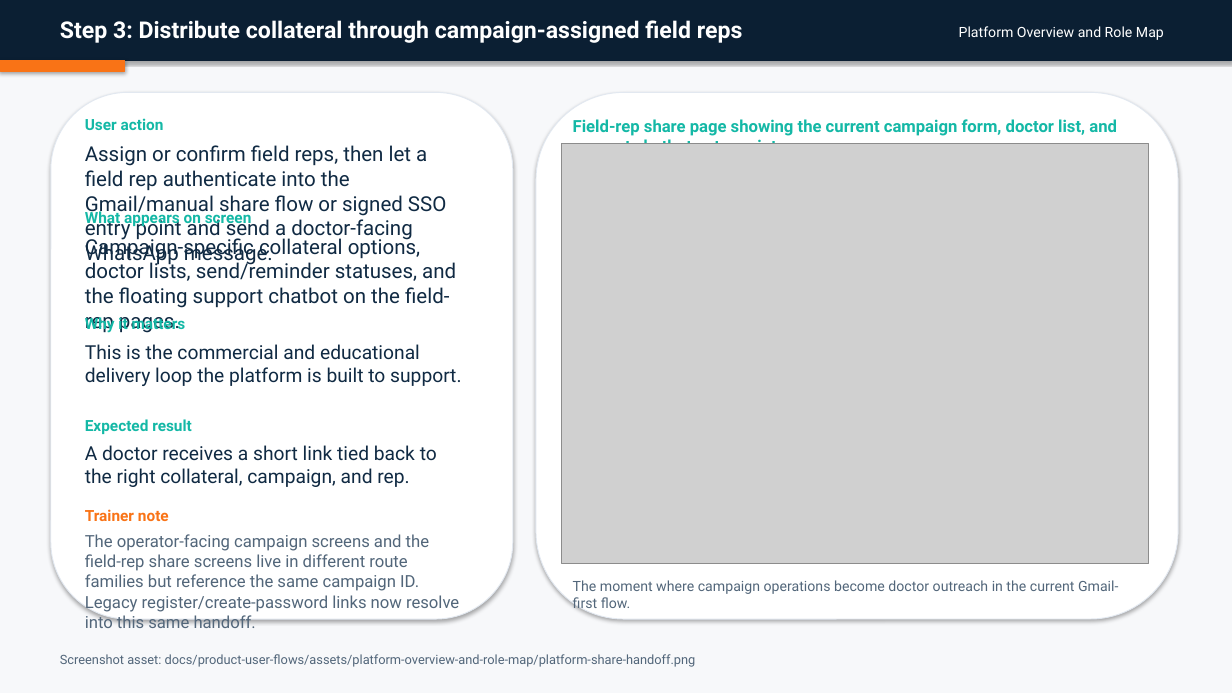
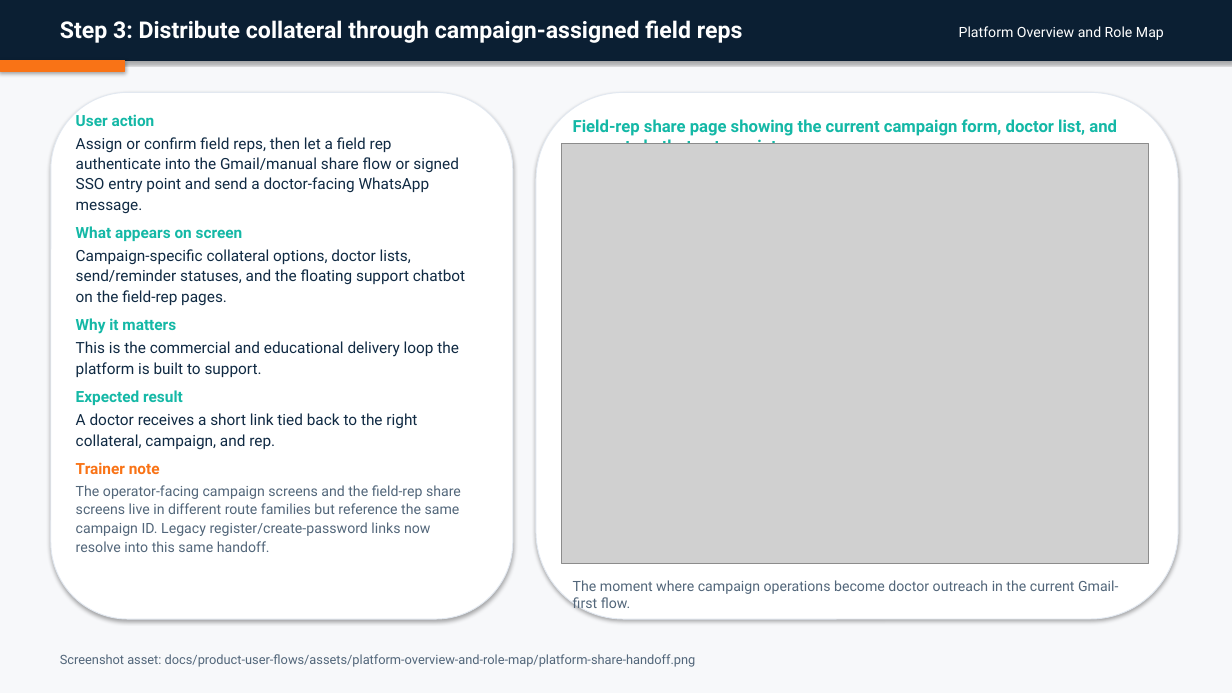
Before and after one commit to admin-masters/inclinic-education-system, a slide deck: slide 6 of output/doc/user-flow-decks/01-platform-overview-and-role-map.pptx. Drawn at 1232x693 pixels with LibreOffice and Linux fonts; fonts in the diff are those of the drawing; grey boxes stand for pictures. Boxes give left, top, right and bottom in pixels: in the first picture for what was removed or moved away, otherwise in the second. Text is boxed around its words. In the diff, an @@ line names an element or a change of style, - is before the commit and + after.

Commit message:
sync user flow deck details with live product

```diff
--- a/output/doc/user-flow-decks/01-platform-overview-and-role-map.pptx
+++ b/output/doc/user-flow-decks/01-platform-overview-and-role-map.pptx
@@ text added at <box>76,114,465,552</box>, 12 pt, text #102A43 @@
+User action
+Assign or confirm field reps, then let a field rep authenticate into the Gmail/manual share flow or signed SSO entry point and send a doctor-facing WhatsApp message.
+What appears on screen
+Campaign-specific collateral options, doctor lists, send/reminder statuses, and the floating support chatbot on the field-rep pages.
+Why it matters
+This is the commercial and educational delivery loop the platform is built to support.
+Expected result
+A doctor receives a short link tied back to the right collateral, campaign, and rep.
+Trainer note
+The operator-facing campaign screens and the field-rep share screens live in different route families but reference the same campaign ID. Legacy register/create-password links now resolve into this same handoff.
@@ text removed at <box>85,118,164,130</box> @@
-User action
@@ text removed at <box>85,145,446,266</box> @@
-Assign or confirm field reps, then let a field rep authenticate into the Gmail/manual share flow or signed SSO entry point and send a doctor-facing WhatsApp message.
@@ text removed at <box>85,209,252,227</box> @@
-What appears on screen
@@ text removed at <box>85,235,456,333</box> @@
-Campaign-specific collateral options, doctor lists, send/reminder statuses, and the floating support chatbot on the field-rep pages.
@@ text removed at <box>85,315,186,333</box> @@
-Why it matters
@@ text removed at <box>85,344,461,386</box> @@
-This is the commercial and educational delivery loop the platform is built to support.
@@ text removed at <box>85,419,192,434</box> @@
-Expected result
@@ text removed at <box>85,445,437,487</box> @@
-A doctor receives a short link tied back to the right collateral, campaign, and rep.
@@ text removed at <box>85,509,169,521</box> @@
-Trainer note
@@ text removed at <box>85,534,459,628</box> @@
-The operator-facing campaign screens and the field-rep share screens live in different route families but reference the same campaign ID. Legacy register/create-password links now resolve into this same handoff.
```
Also in this commit, not shown: 3 other slides changed, 35 other files.
